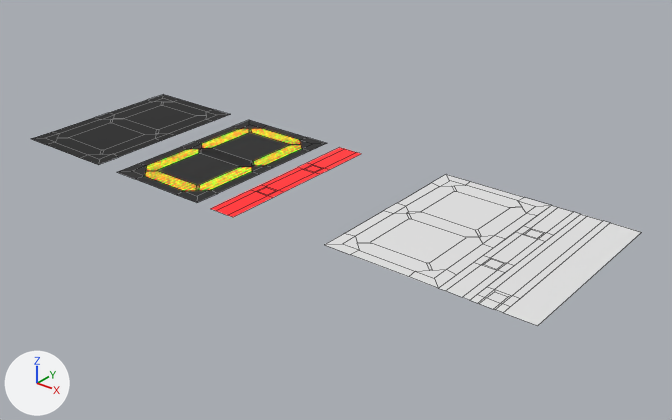
Before and after pictures for a commit that changed the Blender file resources/segment.blend.
Rendered twice from a 50 mm lens placed at (46.5, -56.5, 38.9), pointed at (-7.1, 10.6, -2.7). Lighting does not change. The marker at lower left points along +X, +Y and +Z. Mesh edges are drawn as thin lines.

The scene before the commit, as lines of its bpy script (objects in view):
```python
me_segment_colon_mesh_001 = bpy.data.meshes.new('segment_colon_mesh.001')
me_segment_colon_mesh_001.from_pydata(...)  # 32 vertices, 23 faces; spans x -1.4..1.6, y 1.0..21.0, z 0.0
me_segment_colon_mesh_001.materials.append(mat_7segmentdisplay)  # red #ff000a
me_segment_digit_mesh_test = bpy.data.meshes.new('segment_digit_mesh_test')
me_segment_digit_mesh_test.from_pydata(...)  # 62 vertices, 41 faces; spans x -6.0..6.0, y -1.0..19.0, z 0.0
# faces by material slot: [7, 34]
me_segment_digit_mesh_test.materials.append(mat_7segmentlcd_test)
me_segment_digit_mesh_test.materials.append(mat_7segmentdisplaybackground_old)  # its picture is missing
me_segment_digit_mesh_test_001 = bpy.data.meshes.new('segment_digit_mesh_test.001')
me_segment_digit_mesh_test_001.from_pydata(...)  # 62 vertices, 41 faces; spans x -6.0..6.0, y -1.0..19.0, z 0.0
me_segment_digit_mesh_test_001.materials.append(mat_7segmentdisplaybackground)
me_segment_empty_mesh = bpy.data.meshes.new('segment_empty_mesh')
me_segment_empty_mesh.from_pydata([(-3.0, 0.0, 0.0), (-3.0, 20.0, 0.0), (0.0, 0.0, 0.0), (0.0, 20.0, 0.0)], [], [(0, 2, 3, 1)])
ob_segment_colon_001 = bpy.data.objects.new('segment_colon.001', me_segment_colon_mesh_001)
ob_segment_colon_001.location = (-11.84, -2.05, 0.0)
ob_segment_digit_test = bpy.data.objects.new('segment_digit_test', me_segment_digit_mesh_test)
ob_segment_digit_test.location = (-21.16, 0.0, 0.0)
ob_segment_digit_test_001 = bpy.data.objects.new('segment_digit_test.001', me_segment_digit_mesh_test_001)
ob_segment_digit_test_001.location = (-36.24, 0.0, 0.0)
ob_segment_empty = bpy.data.objects.new('segment_empty', me_segment_empty_mesh)
ob_segment_empty.location = (21.0, 0.0, 0.0)
# also in view: 'segment_dot' at (16.5, 10.0, 0.0); 'segment_digit' at (6.0, 10.0, 0.0); 'segment_colon' at (13.5, 10.0, 0.0)
```
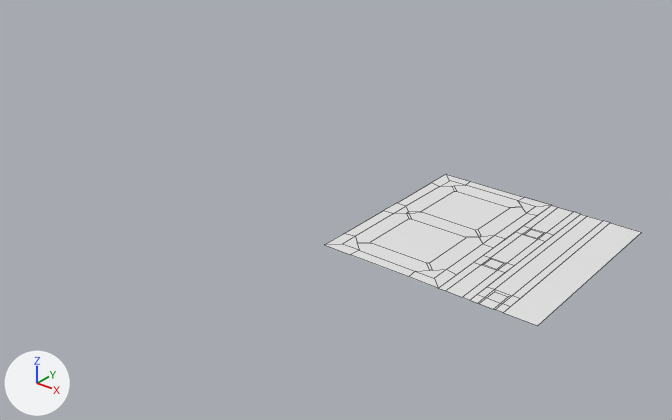
Pixel boxes [x1, y1, x2, y2] of what changed, in the pictures (672 x 420 px):
'segment_digit_test', deleted: before [118, 120, 326, 203]
    faces in mat_7segmentdisplaybackground_old (its picture is missing): [118, 120, 326, 203]
    faces in mat_7segmentlcd_test: [145, 128, 302, 191]
'segment_digit_test.001', deleted: before [32, 94, 230, 165]
'segment_colon.001', deleted (red): before [210, 148, 360, 217]

The edits, one by one:
Object 'segment_digit_test' (ob_segment_digit_test) is deleted.
Object 'segment_digit_test.001' (ob_segment_digit_test_001) is deleted.
Object 'segment_colon.001' (ob_segment_colon_001) is deleted.
